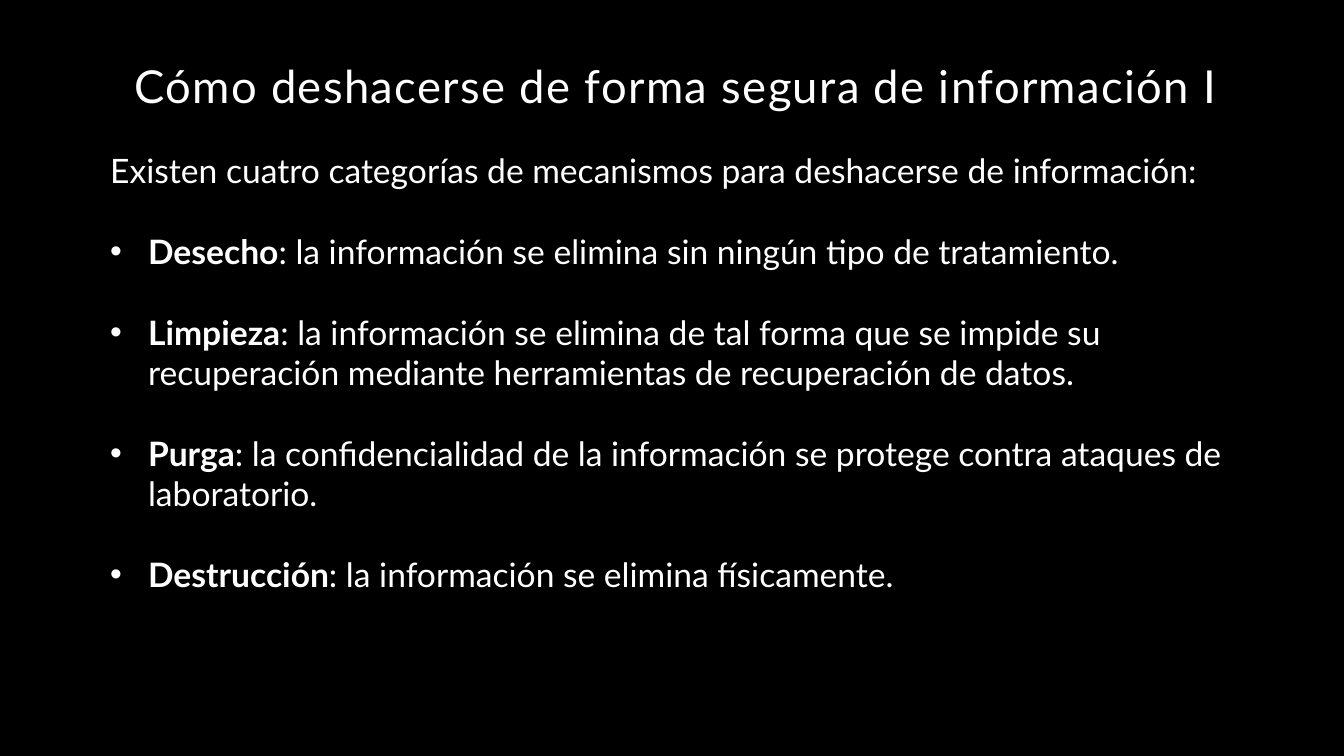
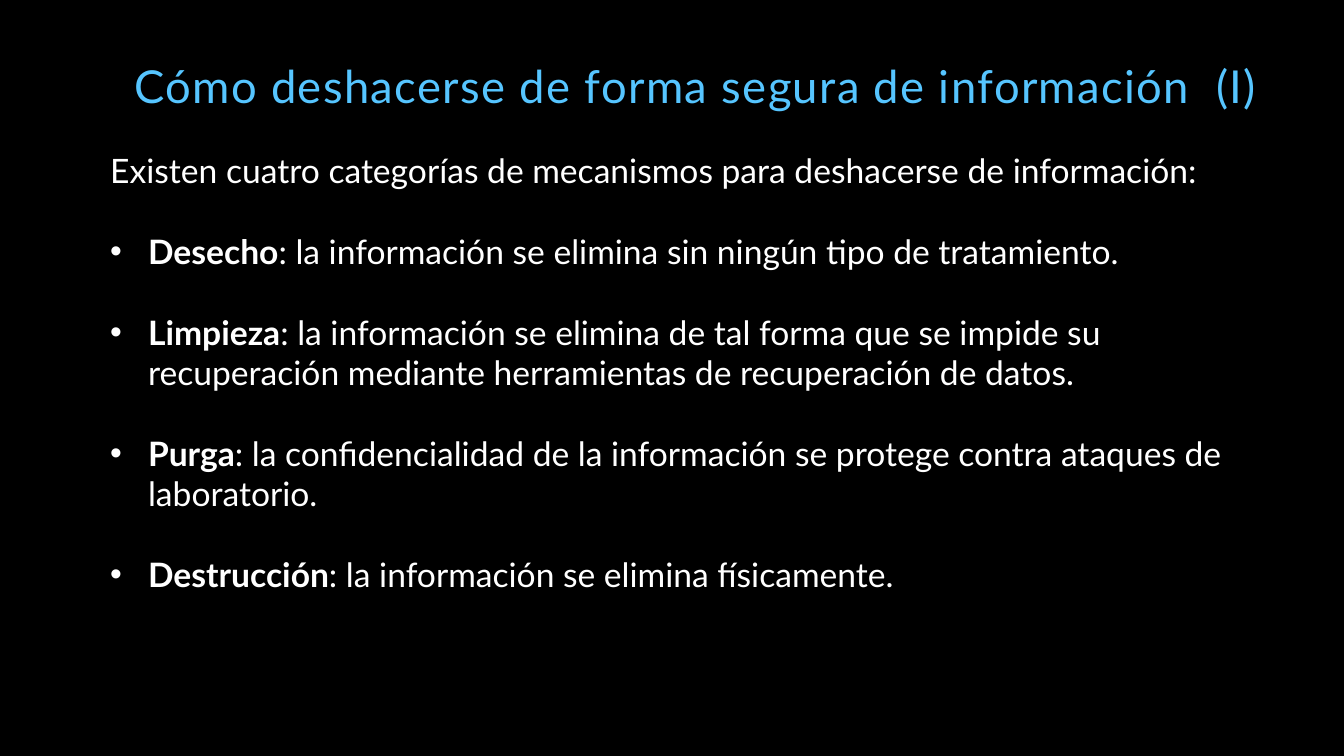
Before and after one commit to miparnisari/implantaciondesistemas, a slide deck: slide 7 of Presentacion/Fuga de Información.pptx. Drawn at 1344x756 pixels with LibreOffice and Linux fonts; fonts in the diff are those of the drawing; background and template pictures are left out. Boxes give left, top, right and bottom in pixels: in the first picture for what was removed or moved away, otherwise in the second. Text is boxed around its words. In the diff, an @@ line names an element or a change of style, - is before the commit and + after.

Commit message:
presentacion: mas cosas de formato

```diff
--- a/Presentacion/Fuga de Información.pptx
+++ b/Presentacion/Fuga de Información.pptx
@@ title at box(134, 68, 1256, 112): text changed; text colour #FFFFFF to #56C5FF @@
-Cómo deshacerse de forma segura de información I
+Cómo deshacerse de forma segura de información (I)
```
Also in this commit, not shown: 15 other slides changed.
